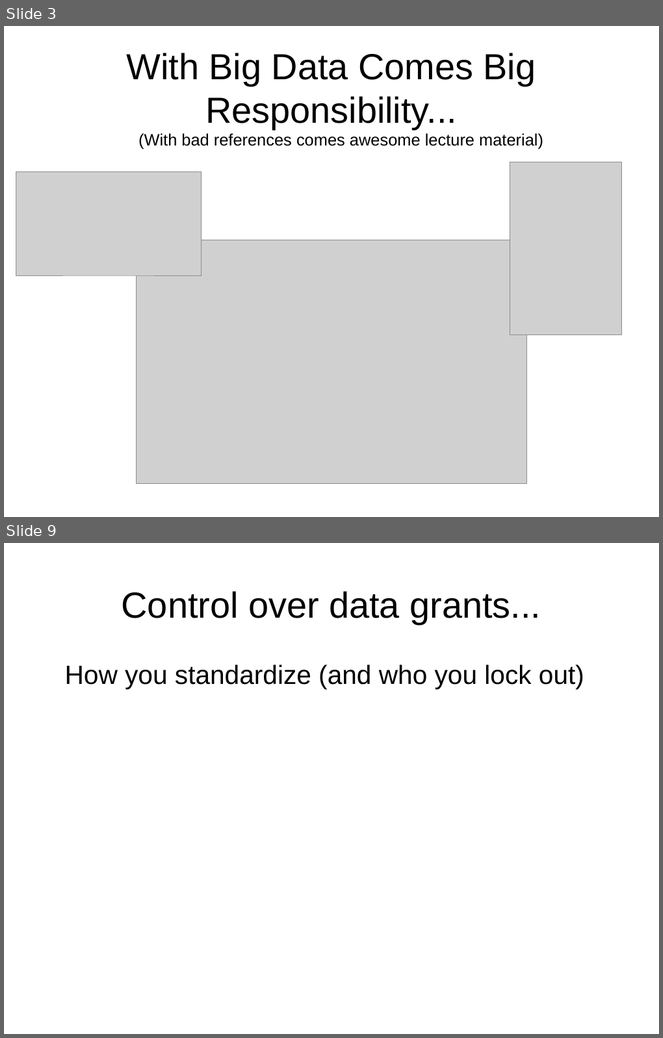
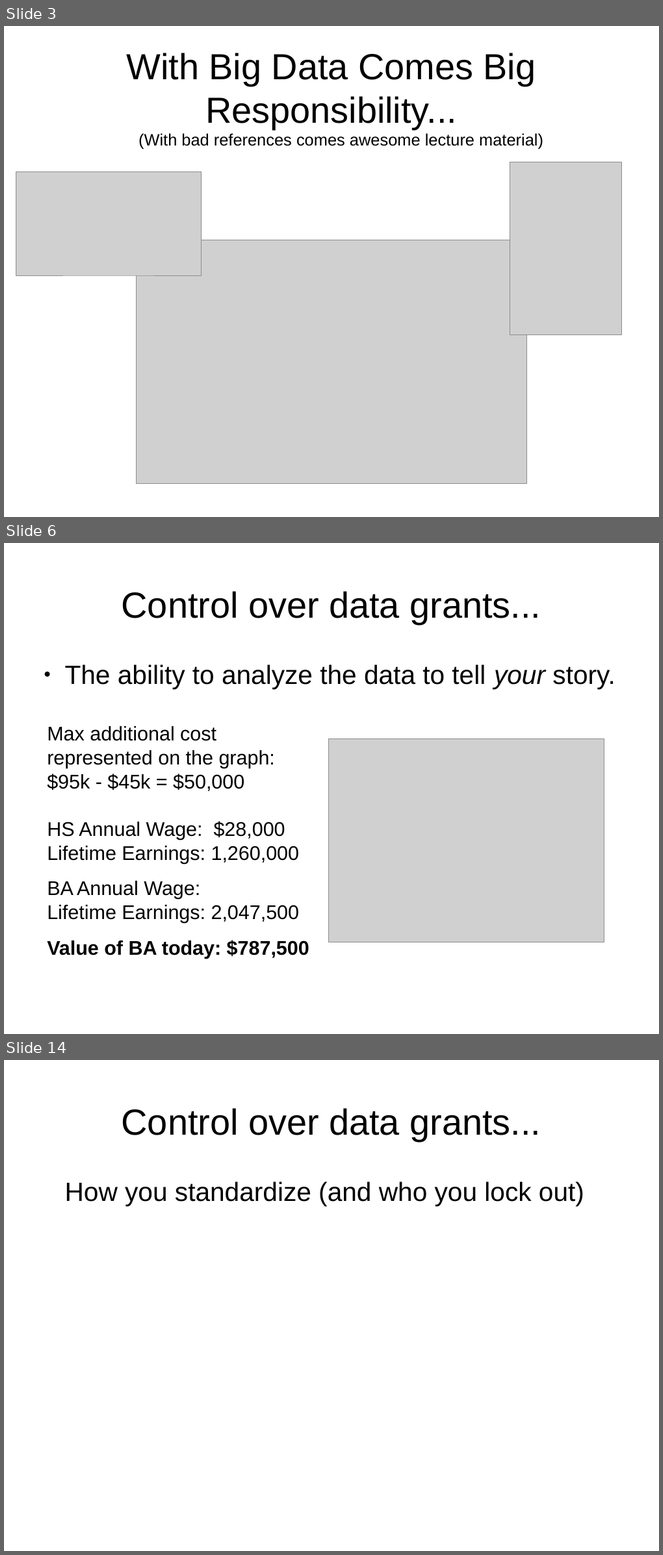
Before and after one commit to DanRunfola/COLL_100, a slide deck: lectures/ApplicationKnowledge.odp. Shown one above the other, each under a label of ours: slides 3 and 9 before the commit, slides 3, 6 and 14 after it; the slides between them are not shown. The pictures are 663x1038 and 663x1555 pixels, drawn with LibreOffice and Linux fonts; fonts in the diff are those of the drawing; grey boxes stand for pictures. Boxes give left, top, right and bottom in pixels: in the first picture for what was removed or moved away, otherwise in the second. Text is boxed around its words. In the diff, an @@ line names an element or a change of style, - is before the commit and + after.

Commit message:
Lecture draft

```diff
--- a/lectures/ApplicationKnowledge.odp
+++ b/lectures/ApplicationKnowledge.odp
@@ slide 6 added at [4, 543, 659, 1034], background #FFFFFF @@
@@ title added at [122, 591, 541, 624], 44 pt, text #000000 @@
+Control over data grants...
@@ text added at [65, 665, 615, 689], 32 pt, text #000000 @@
+● The ability to analyze the data to tell your story.
@@ text added at [47, 726, 310, 958], 24.1 pt, text #000000 @@
+Max additional cost represented on the graph: $95k - $45k = $50,000
+HS Annual Wage: $28,000
+Lifetime Earnings: 1,260,000
+BA Annual Wage:
+Lifetime Earnings: 2,047,500
+Value of BA today: $787,500
@@ picture added at [328, 739, 605, 943] @@
@@ what was slide 9 is now slide 14 @@
```
Also in this commit, not shown: 5 slides changed, 4 other slides added, 1 other file.
